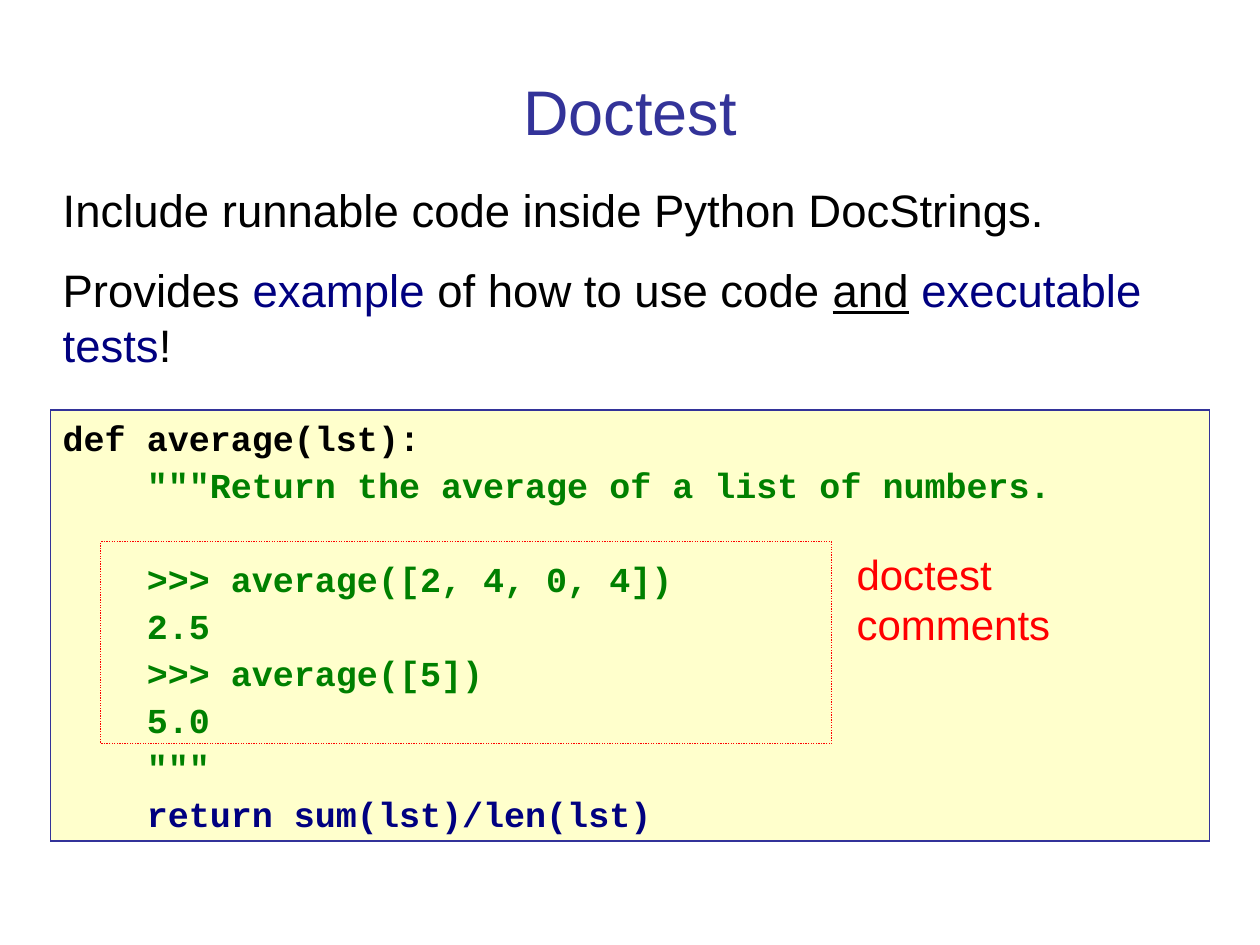
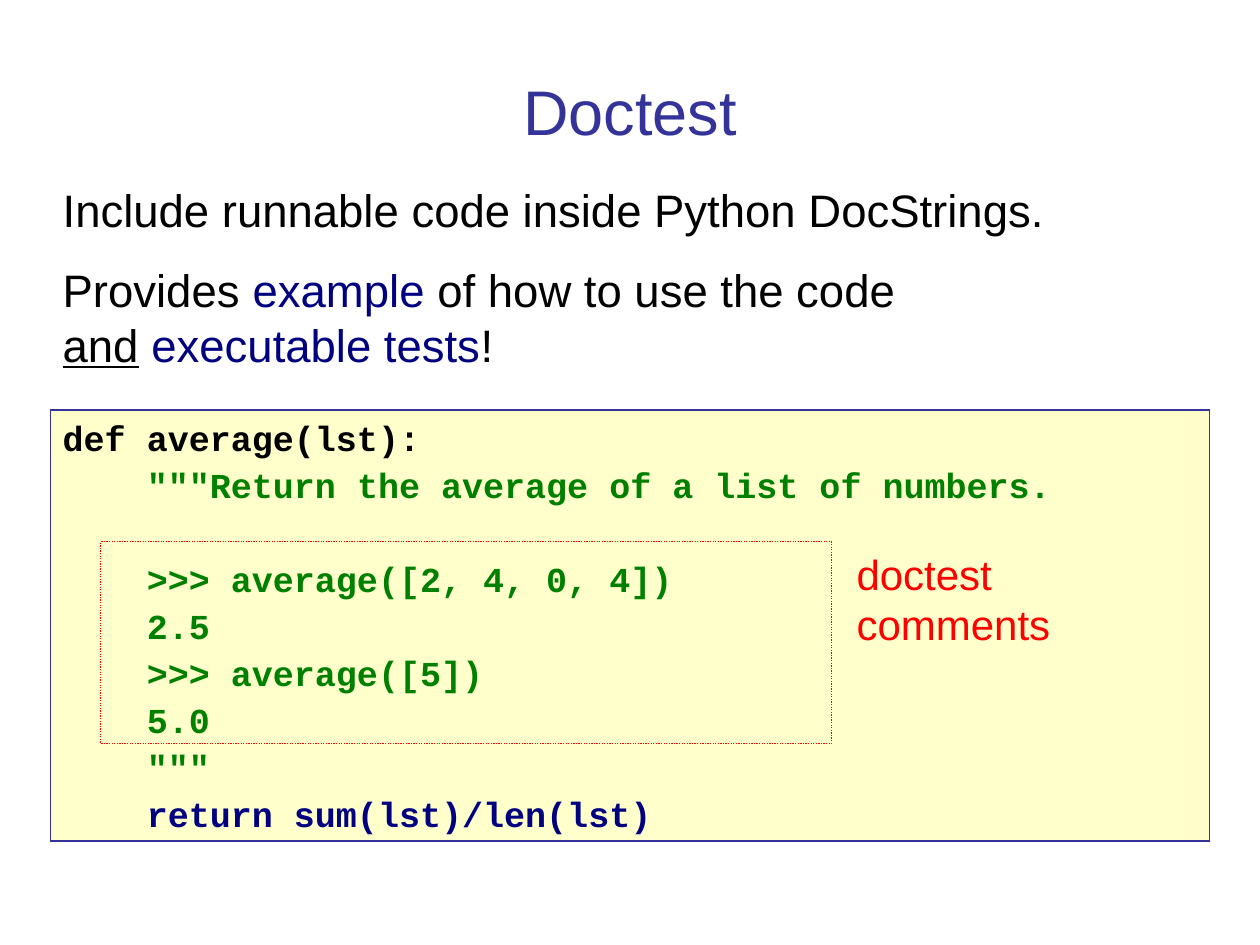
Before and after one commit to cpske/ISP, a slide deck: slide 28 of testing/PythonUnitTesting.ppt (slide 27 before the commit). Drawn at 1260x945 pixels with LibreOffice and Linux fonts; fonts in the diff are those of the drawing. Boxes give left, top, right and bottom in pixels: in the first picture for what was removed or moved away, otherwise in the second. Text is boxed around its words. In the diff, an @@ line names an element or a change of style, - is before the commit and + after.

```diff
--- a/testing/PythonUnitTesting.ppt
+++ b/testing/PythonUnitTesting.ppt
@@ text at [63,274,895,368]: text changed @@
-Provides example of how to use code and executable tests!
+Provides example of how to use the code
+and executable tests!
```
Also in this commit, not shown: 8 other slides changed, 2 slides added, 1 slide removed, 1 other file.
